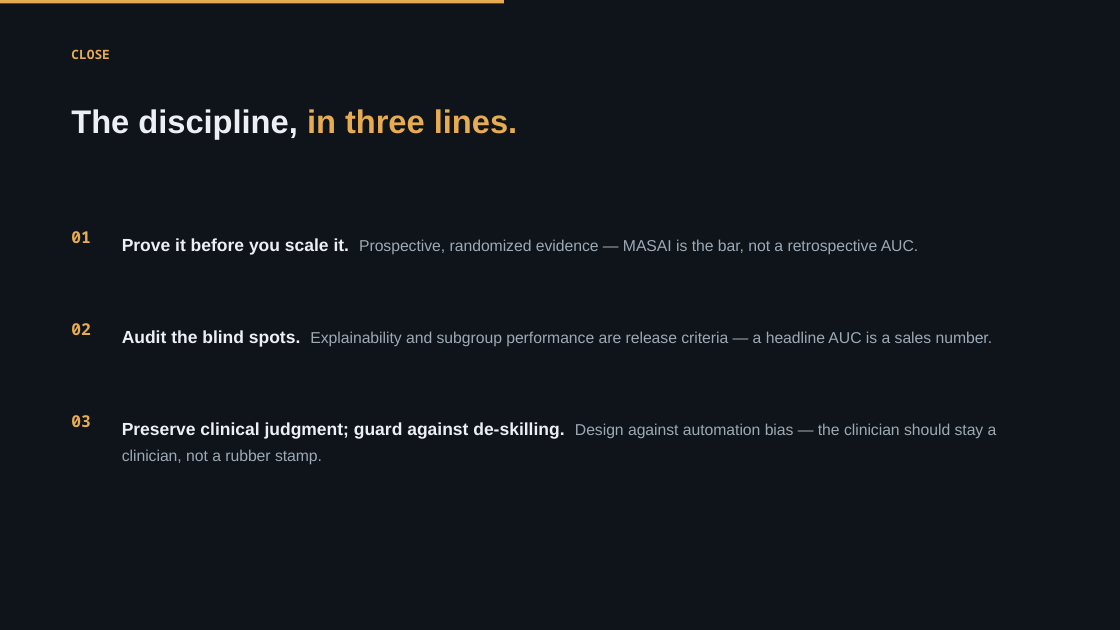
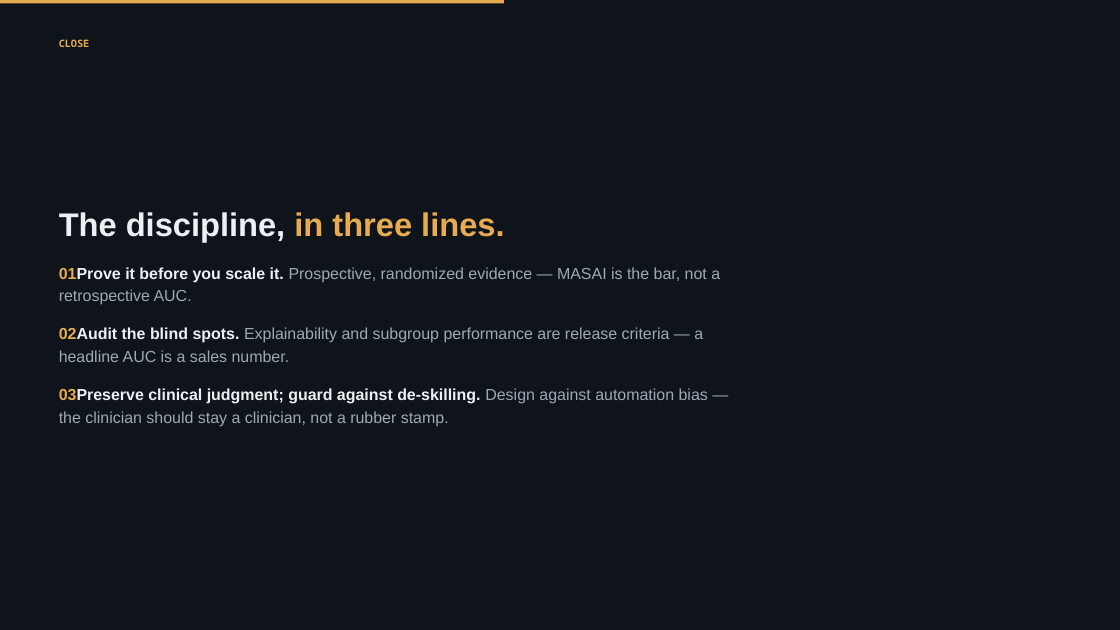
Before and after one commit to Emory-HITI/Mammo, a slide deck: slide 3 of keynote-iwbi-2026/pptx/sections/IWBI2026_Trivedi_07_close.pptx. Drawn at 1120x630 pixels with LibreOffice and Linux fonts; fonts in the diff are those of the drawing; background and template pictures are left out. Boxes give left, top, right and bottom in pixels: in the first picture for what was removed or moved away, otherwise in the second. Text is boxed around its words. In the diff, an @@ line names an element or a change of style, - is before the commit and + after.

```diff
--- a/keynote-iwbi-2026/pptx/sections/IWBI2026_Trivedi_07_close.pptx
+++ b/keynote-iwbi-2026/pptx/sections/IWBI2026_Trivedi_07_close.pptx
@@ text "CLOSE": place and size @@
-text "CLOSE" at (71, 49, 110, 59)
+text "CLOSE" at (59, 39, 90, 47)
@@ text "CLOSE" at (59, 39, 90, 47): size 11 to 8.7 pt; line spacing 1 to 1.2 @@
@@ text "The discipline, in three lines.": place and size @@
-text "The discipline, in three lines." at (71, 109, 517, 139)
+text "The discipline, in three lines." at (59, 212, 504, 242)
@@ text "The discipline, in three lines." at (59, 212, 504, 242): line spacing 1.1 to 1.12 @@
@@ text removed at (71, 231, 91, 243) @@
-01
@@ text at (59, 267, 720, 305): text changed; size 13.5 to 13.7 pt @@
-Prove it before you scale it. Prospective, randomized evidence — MASAI is the bar, not a retrospective AUC.
+01Prove it before you scale it. Prospective, randomized evidence — MASAI is the bar, not a retrospective AUC.
@@ text at (59, 327, 703, 362): text changed; size 13.5 to 13.7 pt @@
-Audit the blind spots. Explainability and subgroup performance are release criteria — a headline AUC is a sales number.
+02Audit the blind spots. Explainability and subgroup performance are release criteria — a headline AUC is a sales number.
@@ text removed at (71, 323, 91, 335) @@
-02
@@ text at (59, 388, 708, 427): text changed; size 13.5 to 13.7 pt @@
-Preserve clinical judgment; guard against de-skilling. Design against automation bias — the clinician should stay a clinician, not a rubber stamp.
+03Preserve clinical judgment; guard against de-skilling. Design against automation bias — the clinician should stay a clinician, not a rubber stamp.
@@ text removed at (71, 415, 91, 427) @@
-03
```
Also in this commit, not shown: 4 other slides changed, 3 other files.
